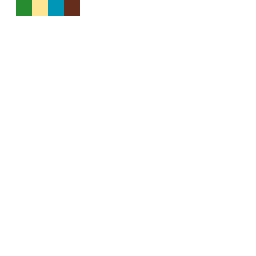
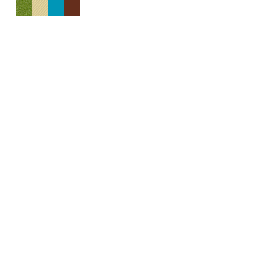
Comparing the layer stacks of the two 256 × 256 images. Changes:
painted on "Sand" over [left=32, top=0, right=48, bottom=16]
painted on "Grass" over [left=16, top=0, right=47, bottom=16]
